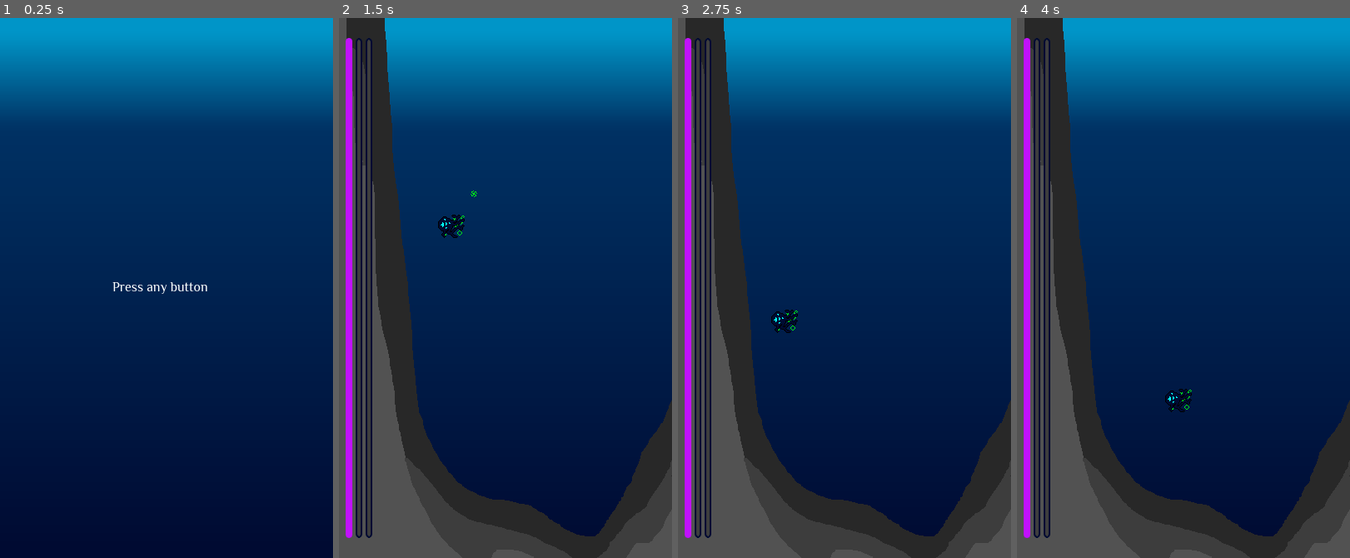
Above: before the commit, frames 1-4 (left to right).
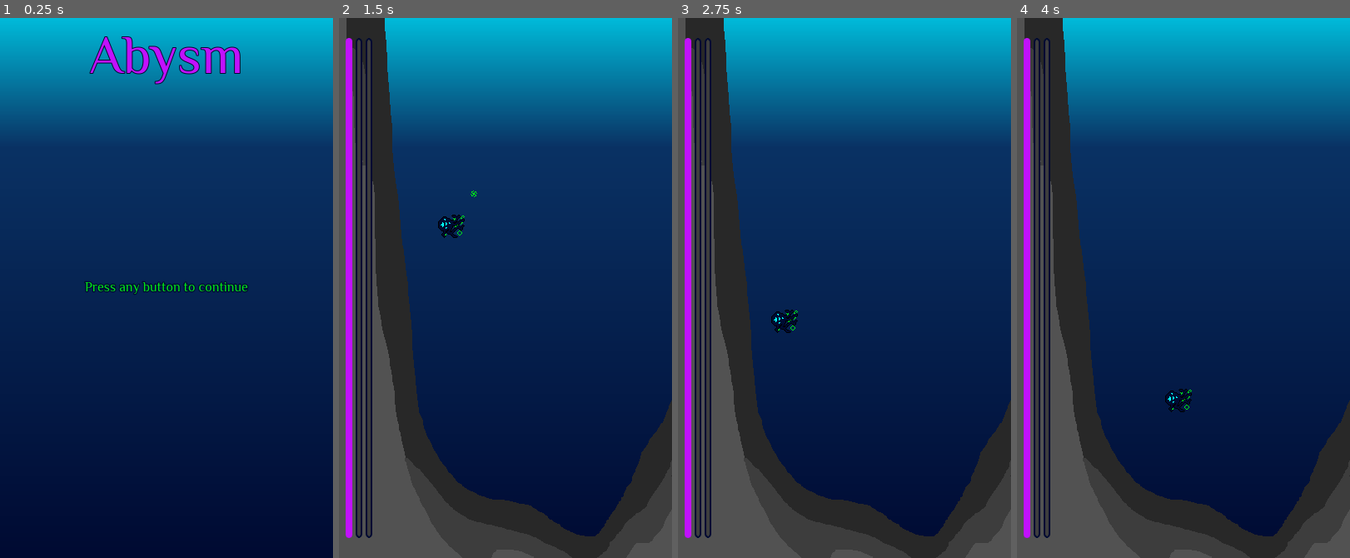
Above: after the commit, the same moments.

Repository: the-alex-g/LD57
Game: Godot game, scene res://screens/splash_screen.tscn
The game is run twice, just before and just after one commit, with the same random seed, the same clock (stepped at 60 frames per second) and the same inputs.
Inputs (mouse positions are in pixels of both pictures, inside the frame that each line leads up to):
- Up to frame 1 (0.25 s): no input
- Up to frame 2 (1.5 s): tap Enter at 0.5 s; move the mouse to (578, 261) at 0.52 s; hold D (right) 0.53-1.25 s; click (578, 261) at 0.77 s; click "Play" at 1.25 s
- Up to frame 3 (2.75 s): tap Space at 2 s; move the mouse to (777, 315) at 2.02 s; hold S (down) from 2.03 s (still down); click (777, 315) at 2.27 s
- Up to frame 4 (4 s): move the mouse to (1216, 169) at 2.77 s; release S (down) at 2.78 s; hold D (right) 2.78-3.53 s; move the mouse to (1166, 396) at 3.52 s; hold W (up) from 3.53 s (still down); click (1166, 396) at 3.77 s

The runs differ from the first frame. In frame 1, 4.3% of the frame differs, in the area x 0-100%, y 0-52%; in frame 2, 2.0%; in frame 3, 2.0%; in frame 4, 2.0%.

Commit message:
Add a title

Diff:
--- a/project/hud/hud.gd
+++ b/project/hud/hud.gd
@@ -22,7 +22,9 @@
 
 func _on_world_game_over(win: bool) -> void:
 	_end_of_game_screen.display(
-		"You win!" if win else "You lose."
+		"You have prevented the tentacles from destroying the world" \
+		if win else \
+		"The tentacles have overwhelmed you"
 	)
 
 
--- a/project/player/player.gd
+++ b/project/player/player.gd
@@ -150,9 +150,10 @@
 
 
 func damage() -> void:
+	if not _game_over:
+		_hit_sound.play()
 	_health -= 1
 	_heal_clock = 0.0
-	_hit_sound.play()
 
 
 func _on_world_game_over(win: bool) -> void:
--- a/project/screens/end_of_game_scene.tscn
+++ b/project/screens/end_of_game_scene.tscn
@@ -1,7 +1,13 @@
-[gd_scene load_steps=3 format=3 uid="uid://dcg00ojqqdh43"]
+[gd_scene load_steps=4 format=3 uid="uid://dcg00ojqqdh43"]
 
 [ext_resource type="Theme" uid="uid://bn32axoxamh3g" path="res://hud/theme.tres" id="1_dg5ar"]
 [ext_resource type="Script" uid="uid://b7p3cjhwmc8oy" path="res://screens/end_of_game_scene.gd" id="1_fe8dg"]
+
+[sub_resource type="LabelSettings" id="LabelSettings_dg5ar"]
+font_size = 32
+font_color = Color(0.756863, 0.0666667, 0.992157, 1)
+outline_size = 5
+outline_color = Color(0, 0.0392157, 0.196078, 1)
 
 [node name="EndOfGameScreen" type="Control"]
 layout_mode = 3
@@ -15,18 +21,18 @@
 
 [node name="Message" type="Label" parent="."]
 layout_mode = 1
-anchors_preset = 8
-anchor_left = 0.5
+anchors_preset = 14
 anchor_top = 0.5
-anchor_right = 0.5
+anchor_right = 1.0
 anchor_bottom = 0.5
-offset_left = -38.0
-offset_top = -167.0
-offset_right = 38.0
-offset_bottom = -144.0
+offset_top = -188.5
+offset_bottom = -137.5
 grow_horizontal = 2
 grow_vertical = 2
 text = "You win??"
+label_settings = SubResource("LabelSettings_dg5ar")
+horizontal_alignment = 1
+autowrap_mode = 2
 
 [node name="Menu" type="VBoxContainer" parent="."]
 layout_mode = 1
--- a/project/screens/main_menu.tscn
+++ b/project/screens/main_menu.tscn
@@ -41,6 +41,12 @@
 corner_radius_top_right = 4
 corner_radius_bottom_right = 4
 corner_radius_bottom_left = 4
+
+[sub_resource type="LabelSettings" id="LabelSettings_wu0qq"]
+font_size = 64
+font_color = Color(0.756863, 0.0666667, 0.992157, 1)
+outline_size = 4
+outline_color = Color(0, 0.0392157, 0.196078, 1)
 
 [node name="MainMenu" type="Control"]
 layout_mode = 3
@@ -140,6 +146,16 @@
 max_value = 255.0
 step = 5.0
 
+[node name="Title" type="Label" parent="."]
+layout_mode = 1
+anchors_preset = 10
+anchor_right = 1.0
+offset_bottom = 63.0
+grow_horizontal = 2
+text = "Abysm"
+label_settings = SubResource("LabelSettings_wu0qq")
+horizontal_alignment = 1
+
 [connection signal="pressed" from="VBoxContainer3/VBoxContainer/Play" to="." method="_on_play_pressed"]
 [connection signal="toggled" from="VBoxContainer3/VBoxContainer/Music" to="." method="_on_music_toggled"]
 [connection signal="toggled" from="VBoxContainer3/VBoxContainer/SFX" to="." method="_on_sfx_toggled"]
--- a/project/screens/splash_screen.tscn
+++ b/project/screens/splash_screen.tscn
@@ -1,8 +1,19 @@
-[gd_scene load_steps=4 format=3 uid="uid://cdna4jo4ghcod"]
+[gd_scene load_steps=6 format=3 uid="uid://cdna4jo4ghcod"]
 
 [ext_resource type="Script" uid="uid://dxtdyjpw6ayu4" path="res://screens/splash_screen.gd" id="1_4nh37"]
 [ext_resource type="Theme" uid="uid://bn32axoxamh3g" path="res://hud/theme.tres" id="1_q7hl7"]
 [ext_resource type="PackedScene" uid="uid://df2q1h6plae8n" path="res://world/background/background.tscn" id="3_q7hl7"]
+
+[sub_resource type="LabelSettings" id="LabelSettings_q7hl7"]
+font_color = Color(0, 0.901961, 0.0980392, 1)
+outline_size = 5
+outline_color = Color(0, 0.0392157, 0.196078, 1)
+
+[sub_resource type="LabelSettings" id="LabelSettings_1kuf0"]
+font_size = 64
+font_color = Color(0.756863, 0.0666667, 0.992157, 1)
+outline_size = 4
+outline_color = Color(0, 0.0392157, 0.196078, 1)
 
 [node name="SplashScreen" type="Control"]
 layout_mode = 3
@@ -29,5 +40,16 @@
 offset_bottom = 13.0
 grow_horizontal = 2
 grow_vertical = 2
-text = "Press any button"
+text = "Press any button to continue"
+label_settings = SubResource("LabelSettings_q7hl7")
 vertical_alignment = 1
+
+[node name="Title" type="Label" parent="."]
+layout_mode = 1
+anchors_preset = 10
+anchor_right = 1.0
+offset_bottom = 63.0
+grow_horizontal = 2
+text = "Abysm"
+label_settings = SubResource("LabelSettings_1kuf0")
+horizontal_alignment = 1
--- a/project/world/background/water_backdrop.gdshader
+++ b/project/world/background/water_backdrop.gdshader
@@ -3,7 +3,7 @@
 uniform sampler2D gradient;
 
 void fragment() {
-	COLOR = texture(gradient, UV);
+	COLOR = texture(gradient, vec2(UV.y, 0.0));
 }
 
 //void light() {
--- a/project/world/background/water_backdrop_material.tres
+++ b/project/world/background/water_backdrop_material.tres
@@ -1,16 +1,14 @@
 [gd_resource type="ShaderMaterial" load_steps=4 format=3 uid="uid://belbeixyl64ju"]
 
-[ext_resource type="Shader" uid="uid://pdqny4puen1e" path="res://world/background/water_backdrop.gdshader" id="1_rlrr0"]
+[ext_resource type="Shader" uid="uid://pdqny4puen1e" path="res://world/background/water_backdrop.gdshader" id="1_sthcc"]
 
-[sub_resource type="Gradient" id="Gradient_h5o24"]
-offsets = PackedFloat32Array(0, 0.180328, 1)
-colors = PackedColorArray(0, 0.588235, 0.784314, 1, 0, 0.196078, 0.392157, 1, 0, 0.0392157, 0.196078, 1)
+[sub_resource type="Gradient" id="Gradient_sthcc"]
+offsets = PackedFloat32Array(0, 0.237705, 1)
+colors = PackedColorArray(0, 0.729412, 0.85098, 1, 0.0392157, 0.196078, 0.392157, 1, 0, 0.0392157, 0.196078, 1)
 
-[sub_resource type="GradientTexture2D" id="GradientTexture2D_mmdvd"]
-gradient = SubResource("Gradient_h5o24")
-fill_from = Vector2(1, 0.0215054)
-fill_to = Vector2(1, 1)
+[sub_resource type="GradientTexture1D" id="GradientTexture1D_u50bv"]
+gradient = SubResource("Gradient_sthcc")
 
 [resource]
-shader = ExtResource("1_rlrr0")
-shader_parameter/gradient = SubResource("GradientTexture2D_mmdvd")
+shader = ExtResource("1_sthcc")
+shader_parameter/gradient = SubResource("GradientTexture1D_u50bv")
Not shown: 1 places in project/screens/main_menu.tscn that only renumber resources
